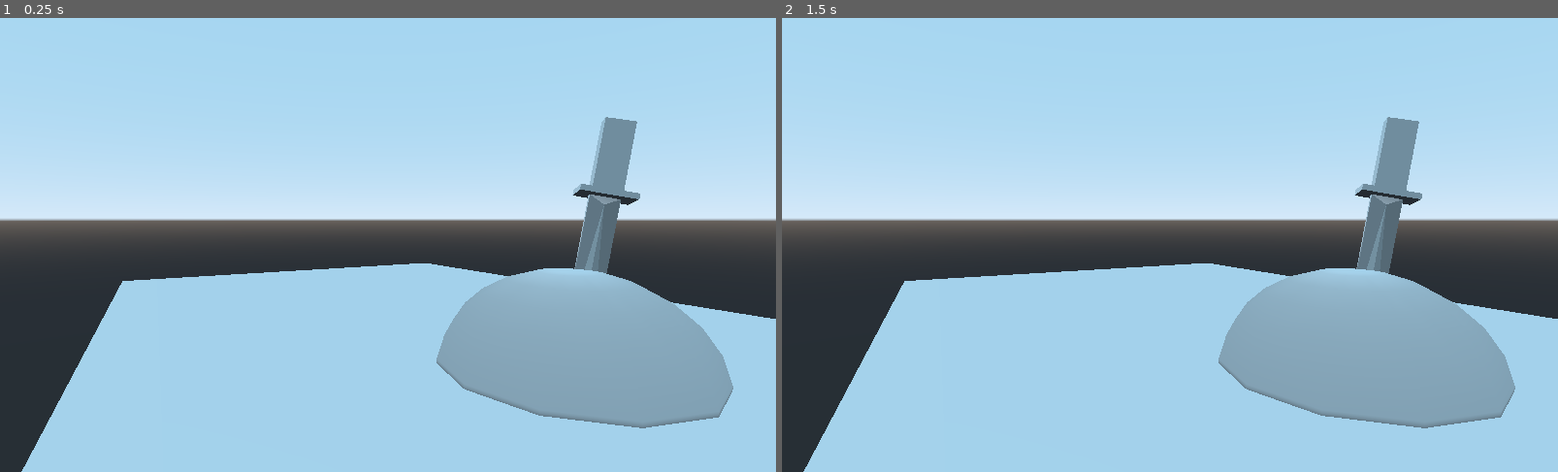
Above: before the commit, frames 1-2 (left to right).
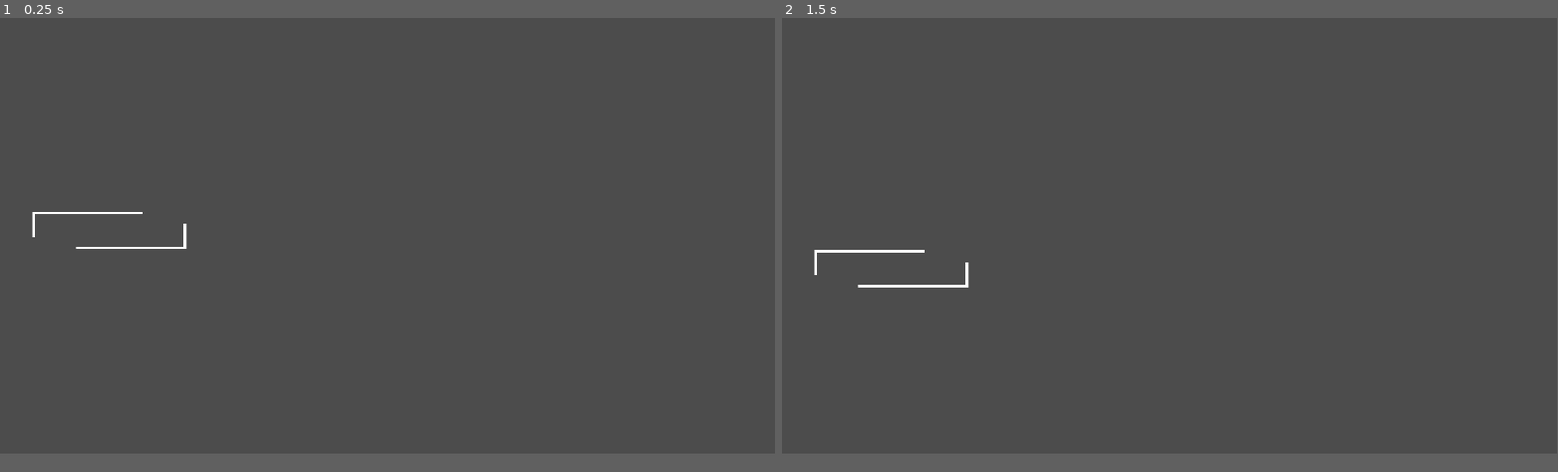
Above: after the commit, the same moments.

Repository: MXsora/Valeria-game
Game: Godot game, scene res://Scenes/UI/Main_Menu.tscn
Two runs of this game, one before a commit and one after it. Both use one fixed random seed, a clock stepped at 60 frames per second and the inputs below. This scene is started directly instead of the project's main scene.
Inputs:
- Up to frame 1 (0.25 s): no input
- Up to frame 2 (1.5 s): tap Enter (ui_accept) at 0.5, 0.6, 1.25 s; hold Right (ig_move_right) 0.53-1.28 s; tap Space (ig_jump) at 0.77 s; hold Down (ig_move_down) from 1.28 s (still down); tap Ctrl (ig_attack) at 1.35 s
In our replay, the window is 800x468 before the commit and 799x449 after it. These sizes can differ from the game's own. Grey fills any space a smaller window leaves; there, only what the larger window draws over its background counts as a difference.

The runs differ from the first frame. In frame 1, 90% of the frame differs, in the area x 0-100%, y 0-100%; in frame 2, 90%.

Commit message:
Main menu implemented, other misc player work

Diff:
--- a/Scenes/InGame/Enemy_Base.tscn
+++ b/Scenes/InGame/Enemy_Base.tscn
@@ -3,6 +3,8 @@
 [ext_resource path="res://Scripts/EnemyBase.gd" type="Script" id=1]
 
 [sub_resource type="CapsuleMesh" id=1]
+radius = 0.632
+mid_height = 0.788
 
 [sub_resource type="Animation" id=3]
 length = 0.001
@@ -36,9 +38,11 @@
 }
 
 [sub_resource type="CapsuleShape" id=2]
+radius = 0.669969
+height = 0.692107
 
 [sub_resource type="BoxShape" id=5]
-extents = Vector3( 0.944239, 0.918702, 1.41482 )
+extents = Vector3( 0.638526, 0.541259, 1.10219 )
 
 [node name="Enemy" type="KinematicBody"]
 script = ExtResource( 1 )
--- /dev/null
+++ b/Scenes/Logic/MusicManager.tscn
@@ -0,0 +1,8 @@
+[gd_scene load_steps=2 format=2]
+
+[ext_resource path="res://Scripts/MusicManager.gd" type="Script" id=1]
+
+[node name="Node" type="Node"]
+script = ExtResource( 1 )
+
+[node name="AudioStreamPlayer" type="AudioStreamPlayer" parent="."]
--- a/Scenes/Test.tscn
+++ b/Scenes/Test.tscn
@@ -1,7 +1,6 @@
-[gd_scene load_steps=11 format=2]
+[gd_scene load_steps=10 format=2]
 
 [ext_resource path="res://Scenes/InGame/Player.tscn" type="PackedScene" id=1]
-[ext_resource path="res://Scenes/InGame/Enemy_Base.tscn" type="PackedScene" id=2]
 [ext_resource path="res://Scenes/UI/Player_UI.tscn" type="PackedScene" id=3]
 [ext_resource path="res://Scripts/Test.gd" type="Script" id=4]
 
@@ -64,9 +63,6 @@
 [node name="CollisionShape" type="CollisionShape" parent="test geo/testGeo2/StaticBody"]
 shape = SubResource( 5 )
 
-[node name="Enemy" parent="." instance=ExtResource( 2 )]
-transform = Transform( 0.5, 0, 0, 0, 0.5, 0, 0, 0, 0.5, -6.68505, 1.23155, -4.09266 )
-
 [node name="DirectionalLight" type="DirectionalLight" parent="."]
 transform = Transform( 0.8183, -0.162278, -0.551408, 0.550895, 0.495151, 0.671818, 0.164009, -0.853517, 0.49458, 0, 12.5654, 0 )
 light_energy = 0.706
--- a/Scenes/UI/Main_Menu.tscn
+++ b/Scenes/UI/Main_Menu.tscn
@@ -1,29 +1,113 @@
-[gd_scene load_steps=4 format=2]
+[gd_scene load_steps=6 format=2]
 
-[ext_resource path="res://Art/Work Files/TestSword.dae" type="PackedScene" id=1]
+[ext_resource path="res://Art/BLKCHCRY.TTF" type="DynamicFontData" id=1]
+[ext_resource path="res://Scripts/Main_Menu.gd" type="Script" id=2]
 
-[sub_resource type="SphereMesh" id=1]
-radial_segments = 12
-rings = 12
-is_hemisphere = true
+[sub_resource type="DynamicFont" id=1]
+size = 218
+outline_size = 9
+outline_color = Color( 0, 0, 0, 1 )
+font_data = ExtResource( 1 )
 
-[sub_resource type="CubeMesh" id=2]
+[sub_resource type="DynamicFont" id=2]
+size = 80
+outline_size = 6
+outline_color = Color( 0, 0, 0, 1 )
+font_data = ExtResource( 1 )
 
-[node name="Main Menu" type="Spatial"]
+[sub_resource type="DynamicFont" id=3]
+size = 72
+font_data = ExtResource( 1 )
 
-[node name="TestSword" parent="." instance=ExtResource( 1 )]
-transform = Transform( 0.77098, 5.5676e-08, 0.636859, -0.157325, -0.969007, 0.190458, 0.617121, -0.247033, -0.747085, -0.00222492, 1.27925, 0.367192 )
+[node name="Main_menu" type="Control"]
+anchor_right = 1.0
+anchor_bottom = 1.0
+script = ExtResource( 2 )
 
-[node name="MeshInstance" type="MeshInstance" parent="."]
-transform = Transform( 0.769334, 0, 0, 0, 0.304207, 0, 0, 0, 0.769334, 0, 0, 0 )
-mesh = SubResource( 1 )
+[node name="MarginContainer" type="MarginContainer" parent="."]
+anchor_right = 1.0
+anchor_bottom = 1.0
+margin_left = 100.0
+margin_top = 100.0
+margin_right = -100.0
+margin_bottom = -100.0
 
-[node name="MeshInstance2" type="MeshInstance" parent="."]
-transform = Transform( 5.20686, 0, 0, 0, 1, 0, 0, 0, 2.51214, 0, -0.953517, 0 )
-mesh = SubResource( 2 )
+[node name="HBoxContainer" type="HBoxContainer" parent="MarginContainer"]
+margin_right = 1720.0
+margin_bottom = 880.0
 
-[node name="Camera" type="Camera" parent="."]
-transform = Transform( -0.483787, 0.0527427, -0.873595, 0, 0.998182, 0.0602646, 0.875186, 0.0291552, -0.482907, -1.616, 0.894, -2.094 )
-fov = 56.7
-near = 0.63
-far = 64.3
+[node name="VBoxContainer" type="VBoxContainer" parent="MarginContainer/HBoxContainer"]
+margin_right = 633.0
+margin_bottom = 880.0
+
+[node name="Title" type="Label" parent="MarginContainer/HBoxContainer/VBoxContainer"]
+margin_right = 633.0
+margin_bottom = 273.0
+custom_fonts/font = SubResource( 1 )
+text = "Valeri"
+
+[node name="Title2" type="Label" parent="MarginContainer/HBoxContainer/VBoxContainer"]
+margin_top = 277.0
+margin_right = 633.0
+margin_bottom = 378.0
+custom_fonts/font = SubResource( 2 )
+text = "of Blood and Bones"
+
+[node name="NewGame" type="Label" parent="MarginContainer/HBoxContainer/VBoxContainer"]
+margin_top = 382.0
+margin_right = 633.0
+margin_bottom = 473.0
+custom_fonts/font = SubResource( 3 )
+text = "New Game"
+
+[node name="Continue" type="Label" parent="MarginContainer/HBoxContainer/VBoxContainer"]
+margin_top = 477.0
+margin_right = 633.0
+margin_bottom = 568.0
+custom_fonts/font = SubResource( 3 )
+text = "Continue"
+
+[node name="Options" type="Label" parent="MarginContainer/HBoxContainer/VBoxContainer"]
+margin_top = 572.0
+margin_right = 633.0
+margin_bottom = 663.0
+custom_fonts/font = SubResource( 3 )
+text = "Options"
+
+[node name="Quit" type="Label" parent="MarginContainer/HBoxContainer/VBoxContainer"]
+margin_top = 667.0
+margin_right = 633.0
+margin_bottom = 758.0
+custom_fonts/font = SubResource( 3 )
+text = "Quit"
+
+[node name="CenterContainer" type="CenterContainer" parent="MarginContainer/HBoxContainer"]
+margin_left = 637.0
+margin_right = 637.0
+margin_bottom = 880.0
+
+[node name="monstrosity" type="Control" parent="."]
+margin_left = 80.0
+margin_top = 480.0
+margin_right = 120.0
+margin_bottom = 520.0
+
+[node name="ColorRect" type="ColorRect" parent="monstrosity"]
+margin_right = 273.0
+margin_bottom = 6.0
+
+[node name="ColorRect2" type="ColorRect" parent="monstrosity"]
+margin_left = 109.0
+margin_top = 87.0
+margin_right = 382.0
+margin_bottom = 93.0
+
+[node name="ColorRect3" type="ColorRect" parent="monstrosity"]
+margin_left = 374.0
+margin_top = 30.0
+margin_right = 382.0
+margin_bottom = 93.0
+
+[node name="ColorRect4" type="ColorRect" parent="monstrosity"]
+margin_right = 7.0
+margin_bottom = 63.0
--- /dev/null
+++ b/Scenes/UI/Main_Menu_Environment.tscn
@@ -0,0 +1,33 @@
+[gd_scene load_steps=5 format=2]
+
+[ext_resource path="res://Scenes/UI/Main_Menu.tscn" type="PackedScene" id=1]
+[ext_resource path="res://Art/Work Files/TestSword.dae" type="PackedScene" id=2]
+
+[sub_resource type="SphereMesh" id=1]
+radial_segments = 12
+rings = 12
+is_hemisphere = true
+
+[sub_resource type="CubeMesh" id=2]
+
+[node name="Main Menu" type="Spatial"]
+
+[node name="TestSword" parent="." instance=ExtResource( 2 )]
+transform = Transform( 0.77098, 5.5676e-08, 0.636859, -0.157325, -0.969007, 0.190458, 0.617121, -0.247033, -0.747085, -0.00222492, 1.27925, 0.367192 )
+
+[node name="MeshInstance" type="MeshInstance" parent="."]
+transform = Transform( 0.769334, 0, 0, 0, 0.304207, 0, 0, 0, 0.769334, 0, 0, 0 )
+mesh = SubResource( 1 )
+
+[node name="MeshInstance2" type="MeshInstance" parent="."]
+transform = Transform( 5.20686, 0, 0, 0, 1, 0, 0, 0, 2.51214, 0, -0.953517, 0 )
+mesh = SubResource( 2 )
+
+[node name="Camera" type="Camera" parent="."]
+transform = Transform( -0.483787, 0.0527427, -0.873595, 0, 0.998182, 0.0602646, 0.875186, 0.0291552, -0.482907, -1.616, 0.894, -2.094 )
+current = true
+fov = 56.7
+near = 0.63
+far = 64.3
+
+[node name="Menu" parent="." instance=ExtResource( 1 )]
--- a/Scenes/UI/Menu.tscn
+++ /dev/null
@@ -1,10 +0,0 @@
-[gd_scene format=2]
-
-[node name="Menu" type="Control"]
-anchor_right = 1.0
-anchor_bottom = 1.0
-
-[node name="Label" type="Label" parent="."]
-margin_right = 55.0
-margin_bottom = 14.0
-text = "Valeri"
--- a/Scenes/UI/Player_UI.tscn
+++ b/Scenes/UI/Player_UI.tscn
@@ -62,17 +62,23 @@
 anchor_bottom = 1.0
 script = ExtResource( 1 )
 
-[node name="HealthBar" type="TextureProgress" parent="."]
-margin_left = 97.0
-margin_top = 560.0
-margin_right = 320.0
-margin_bottom = 586.0
+[node name="MarginContainer" type="MarginContainer" parent="."]
+anchor_top = 1.0
+anchor_bottom = 1.0
+margin_left = 135.0
+margin_top = -90.0
+margin_right = 503.0
+margin_bottom = -45.0
+
+[node name="HealthBar" type="TextureProgress" parent="MarginContainer"]
+margin_right = 368.0
+margin_bottom = 45.0
 value = 50.0
 rounded = true
 texture_progress = SubResource( 2 )
 nine_patch_stretch = true
 
-[node name="HealthNumbers" type="Label" parent="HealthBar"]
+[node name="HealthNumbers" type="Label" parent="MarginContainer/HealthBar"]
 margin_left = 17.0
 margin_top = -25.0
 margin_right = 77.0
@@ -80,6 +86,6 @@
 text = "10/10"
 
 [node name="CurrentWeapon" type="AnimatedSprite" parent="."]
-position = Vector2( 46, 552 )
+position = Vector2( 77, 997 )
 scale = Vector2( 2.24219, 2.24219 )
 frames = SubResource( 12 )
--- /dev/null
+++ b/Scenes/UI/Stage_Select.tscn
@@ -0,0 +1,73 @@
+[gd_scene load_steps=2 format=2]
+
+[ext_resource path="res://icon.png" type="Texture" id=1]
+
+[node name="Control" type="Control"]
+anchor_right = 1.0
+anchor_bottom = 1.0
+
+[node name="ViewportContainer" type="ViewportContainer" parent="."]
+margin_left = 56.0
+margin_top = 64.0
+margin_right = 1850.0
+margin_bottom = 1038.0
+
+[node name="Guilt" type="TextureRect" parent="ViewportContainer"]
+margin_left = 563.0
+margin_top = 394.0
+margin_right = 2357.0
+margin_bottom = 1368.0
+texture = ExtResource( 1 )
+
+[node name="Pain" type="TextureRect" parent="ViewportContainer"]
+margin_left = 743.0
+margin_top = 240.0
+margin_right = 2537.0
+margin_bottom = 1214.0
+texture = ExtResource( 1 )
+
+[node name="Hate" type="TextureRect" parent="ViewportContainer"]
+margin_left = 1028.0
+margin_top = 258.0
+margin_right = 2822.0
+margin_bottom = 1232.0
+texture = ExtResource( 1 )
+
+[node name="Torment" type="TextureRect" parent="ViewportContainer"]
+margin_left = 1201.0
+margin_top = 427.0
+margin_right = 2995.0
+margin_bottom = 1401.0
+texture = ExtResource( 1 )
+
+[node name="Dread" type="TextureRect" parent="ViewportContainer"]
+margin_left = 1161.0
+margin_top = 581.0
+margin_right = 2955.0
+margin_bottom = 1555.0
+texture = ExtResource( 1 )
+
+[node name="Revulsion" type="TextureRect" parent="ViewportContainer"]
+margin_left = 964.0
+margin_top = 659.0
+margin_right = 2758.0
+margin_bottom = 1633.0
+texture = ExtResource( 1 )
+
+[node name="Hysteria" type="TextureRect" parent="ViewportContainer"]
+margin_left = 757.0
+margin_top = 667.0
+margin_right = 2551.0
+margin_bottom = 1641.0
+texture = ExtResource( 1 )
+
+[node name="Fury" type="TextureRect" parent="ViewportContainer"]
+margin_left = 565.0
+margin_top = 601.0
+margin_right = 2359.0
+margin_bottom = 1575.0
+texture = ExtResource( 1 )
+
+[node name="cursor" type="TextureRect" parent="."]
+margin_right = 40.0
+margin_bottom = 40.0
--- /dev/null
+++ b/Scripts/Main_Menu.gd
@@ -0,0 +1,44 @@
+extends Control
+
+
+onready var cursor = get_node("monstrosity")
+
+var menuNumber: int = 0
+
+
+# Called when the node enters the scene tree for the first time.
+func _ready():
+	MusicManager.changeSong("res://Sound/Music/Placeholder Main Menu Theme.mp3")
+
+
+func _process(delta):
+	if Input.is_action_just_pressed("ui_up"):
+		menuNumber -= 1
+		changeCursor()
+	if Input.is_action_just_pressed("ui_down"):
+		menuNumber += 1
+		changeCursor()
+	if Input.is_action_just_pressed("ui_accept"):
+		menuSelection()
+
+func changeCursor():
+	match menuNumber:
+		0:
+			cursor.rect_position.y = 480
+		1:
+			cursor.rect_position.y = 575
+		2:
+			cursor.rect_position.y = 673
+		3:
+			cursor.rect_position.y = 769
+
+func menuSelection():
+	match menuNumber:
+		0:
+			get_tree().change_scene("res://Scenes/Test.tscn")
+		1:
+			pass
+		2:
+			pass
+		3:
+			get_tree().quit()
--- /dev/null
+++ b/Scripts/MusicManager.gd
@@ -0,0 +1,16 @@
+extends Node
+
+onready var musicPlayer = get_node("AudioStreamPlayer")
+var currentSong: AudioStreamMP3
+
+
+# Called when the node enters the scene tree for the first time.
+func _ready():
+	pass # Replace with function body.
+
+
+func changeSong(path):
+	musicPlayer.stop()
+	currentSong = load(path)
+	musicPlayer.stream = currentSong
+	musicPlayer.play()
--- a/Scripts/Player.gd
+++ b/Scripts/Player.gd
@@ -308,6 +308,7 @@
 	else:
 		currentWeaponModel.visible = false
 		currentWeapon = wepNumber
+		userInterface.UpdateWeapon(wepNumber)
 	match currentWeapon:
 		weapons.SwordAndBoard:
 			damage = 2
--- a/Scripts/Player_UI.gd
+++ b/Scripts/Player_UI.gd
@@ -3,7 +3,7 @@
 
 export var playerPath: NodePath
 onready var player: Node
-onready var healthBar = get_node("HealthBar")
+onready var healthBar = get_node("MarginContainer/HealthBar")
 onready var weaponIcon = get_node("CurrentWeapon")
 
 
@@ -15,6 +15,5 @@
 func UpdateHealth():
 	healthBar.value = player.curHP
 
-
 func UpdateWeapon(weaponNum):
 	weaponIcon.frame = weaponNum
--- a/Scripts/Test.gd
+++ b/Scripts/Test.gd
@@ -1,14 +1,19 @@
 extends Spatial
 
 
-onready var enemy = get_node("Enemy")
+var enemyBase = preload("res://Scenes/InGame/Enemy_Base.tscn")
+var enemy
 onready var enemySpawn = get_node("EnemySpawn")
 
 # Called when the node enters the scene tree for the first time.
 func _ready():
-	enemy.transform = enemySpawn.transform
+	pass
+
 
 
 # Called every frame. 'delta' is the elapsed time since the previous frame.
-#func _process(delta):
-#	pass
+func _process(delta):
+	if(is_instance_valid(enemy) == false):
+		enemy = enemyBase.instance()
+		add_child(enemy)
+		enemy.transform = enemySpawn.transform
--- a/project.godot
+++ b/project.godot
@@ -17,6 +17,13 @@
 [autoload]
 
 Global="*res://Scripts/Global.gd"
+MusicManager="*res://Scenes/Logic/MusicManager.tscn"
+
+[display]
+
+window/size/width=1920
+window/size/height=1080
+window/size/borderless=true
 
 [global]
 
Not shown, removed: .mono/metadata/ide_messaging_meta.txt
